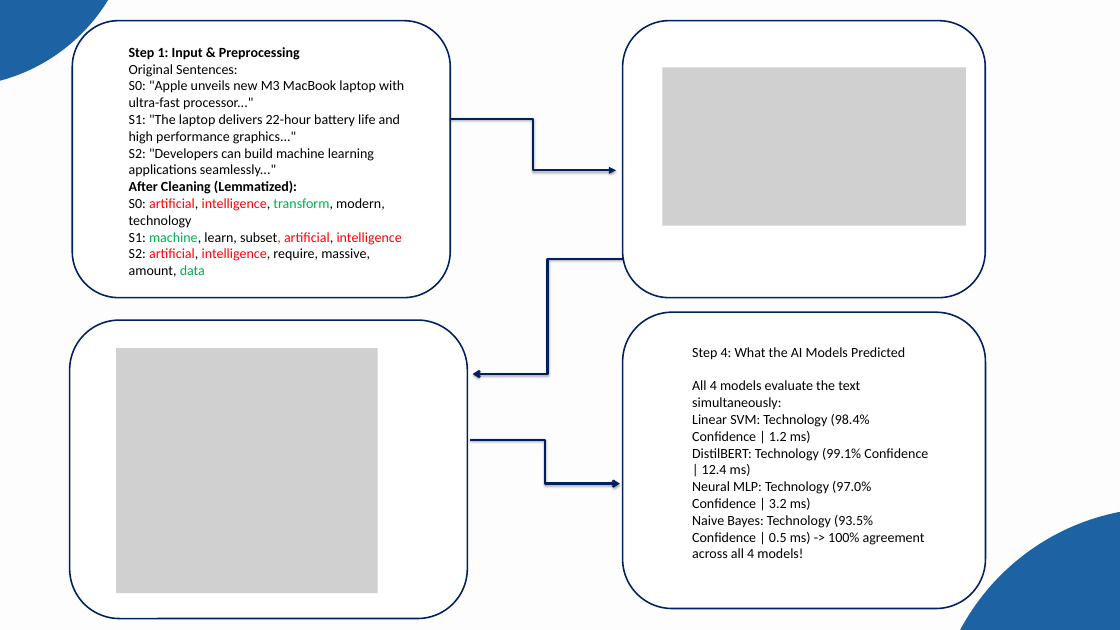
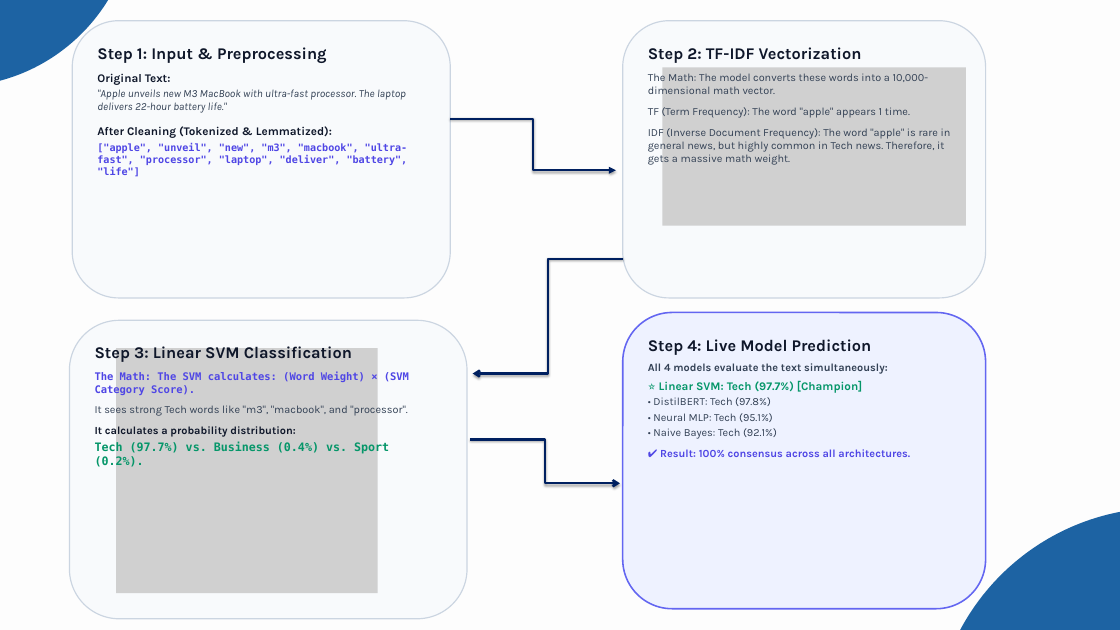
Before and after one commit to Abhijeet0848/NewsLens, a slide deck: slide 10 of docs/NewsScope_Presentation.pptx. Drawn at 1120x630 pixels with LibreOffice and Linux fonts; fonts in the diff are those of the drawing; grey boxes stand for pictures. Boxes give left, top, right and bottom in pixels: in the first picture for what was removed or moved away, otherwise in the second. Text is boxed around its words. In the diff, an @@ line names an element or a change of style, - is before the commit and + after.

```diff
--- a/docs/NewsScope_Presentation.pptx
+++ b/docs/NewsScope_Presentation.pptx
@@ text "Step 1: Input & Preprocessing": place and size @@
-text "Step 1: Input & Preprocessing" at box(129, 47, 404, 277)
+text "Step 1: Input & Preprocessing" at box(97, 47, 408, 177)
@@ text at box(97, 47, 327, 63): size 18 to 21 pt, font Calibri to Karla, text colour #000000 to #0F172A in "Step 1: Input & Preprocessing"; more space between paragraphs @@
@@ text added at box(648, 47, 951, 165), 14 pt, text #334155 @@
+Step 2: TF-IDF Vectorization
+The Math: The model converts these words into a 10,000-dimensional math vector.
+TF (Term Frequency): The word "apple" appears 1 time.
+IDF (Inverse Document Frequency): The word "apple" is rare in general news, but highly common in Tech news. Therefore, it gets a massive math weight.
@@ text at box(97, 73, 408, 177): text changed; size 18 to 13 pt; font Calibri to Karla; text colour #000000 to #4F46E5; bold on @@
-Original Sentences:
-S0: "Apple unveils new M3 MacBook laptop with ultra-fast processor..."
-S1: "The laptop delivers 22-hour battery life and high performance graphics..."
-S2: "Developers can build machine learning applications seamlessly..."
-After Cleaning (Lemmatized):
-S0: artificial, intelligence, transform, modern, technology
-S1: machine, learn, subset, artificial, intelligence
-S2: artificial, intelligence, require, massive, amount, data
+Original Text:
+"Apple unveils new M3 MacBook with ultra-fast processor. The laptop delivers 22-hour battery life."
+After Cleaning (Tokenized & Lemmatized):
+["apple", "unveil", "new", "m3", "macbook", "ultra-fast", "processor", "laptop", "deliver", "battery", "life"]
@@ elbow arrow (623, 259) - (473, 374): route changed @@
@@ fill #FFFFFF to #F8FAFC; outline #002060 2 pt to #CBD5E1 1.5 pt in 3 elements at box(72, 21, 450, 298), box(623, 21, 986, 298), box(69, 320, 467, 619) @@
@@ rounded rectangle at box(623, 312, 986, 609): fill #FFFFFF to #EEF2FF; outline #002060 2 pt to #6366F1 2 pt @@
@@ text added at box(95, 344, 409, 469), 14 pt, text #0F172A, bold @@
+Step 3: Linear SVM Classification
+The Math: The SVM calculates: (Word Weight) × (SVM Category Score).
+It sees strong Tech words like "m3", "macbook", and "processor".
+It calculates a probability distribution:
+Tech (97.7%) vs. Business (0.4%) vs. Sport (0.2%).
@@ text "Step 4: Live Model Prediction": place and size @@
-text "Step 4: Live Model Prediction" at box(692, 347, 928, 558)
+text "Step 4: Live Model Prediction" at box(648, 339, 910, 457)
@@ text at box(648, 339, 872, 355): text changed; size 18 to 21 pt; font Calibri to Karla; text colour #000000 to #0F172A; bold on @@
-Step 4: What the AI Models Predicted
+Step 4: Live Model Prediction
@@ text at box(648, 363, 888, 374): size 18 to 14 pt, font Calibri to Karla, text colour #000000 to #334155, bold on in "All 4 models evaluate the text simultaneously:"; more space between paragraphs @@
@@ text at box(653, 380, 910, 457): text changed; size 18 to 14 pt; font Calibri to Karla; text colour #000000 to #334155; bold on @@
-Linear SVM: Technology (98.4% Confidence | 1.2 ms)
-DistilBERT: Technology (99.1% Confidence | 12.4 ms)
-Neural MLP: Technology (97.0% Confidence | 3.2 ms)
-Naive Bayes: Technology (93.5% Confidence | 0.5 ms) -> 100% agreement across all 4 models!
+⭐ Linear SVM: Tech (97.7%) [Champion]
+• DistilBERT: Tech (97.8%)
+• Neural MLP: Tech (95.1%)
+• Naive Bayes: Tech (92.1%)
+✔ Result: 100% consensus across all architectures.
@@ elbow arrow (470, 440) - (620, 483): route changed @@
```
Also in this commit, not shown: 1 other slide changed, 1 slide added, 1 slide removed, 2 other files.
